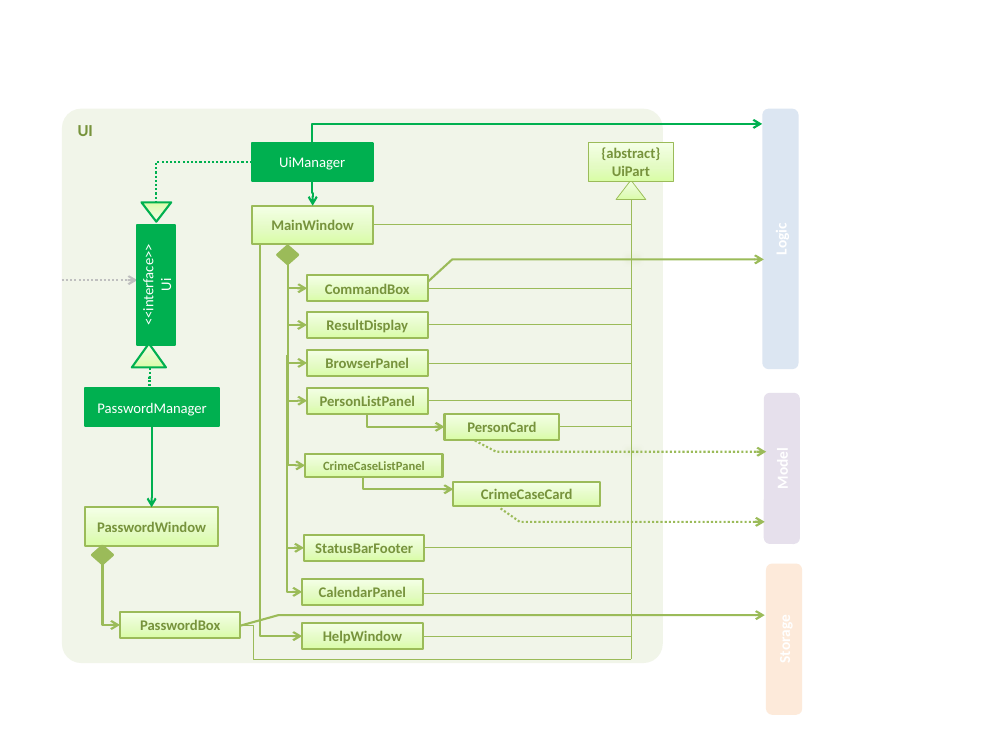
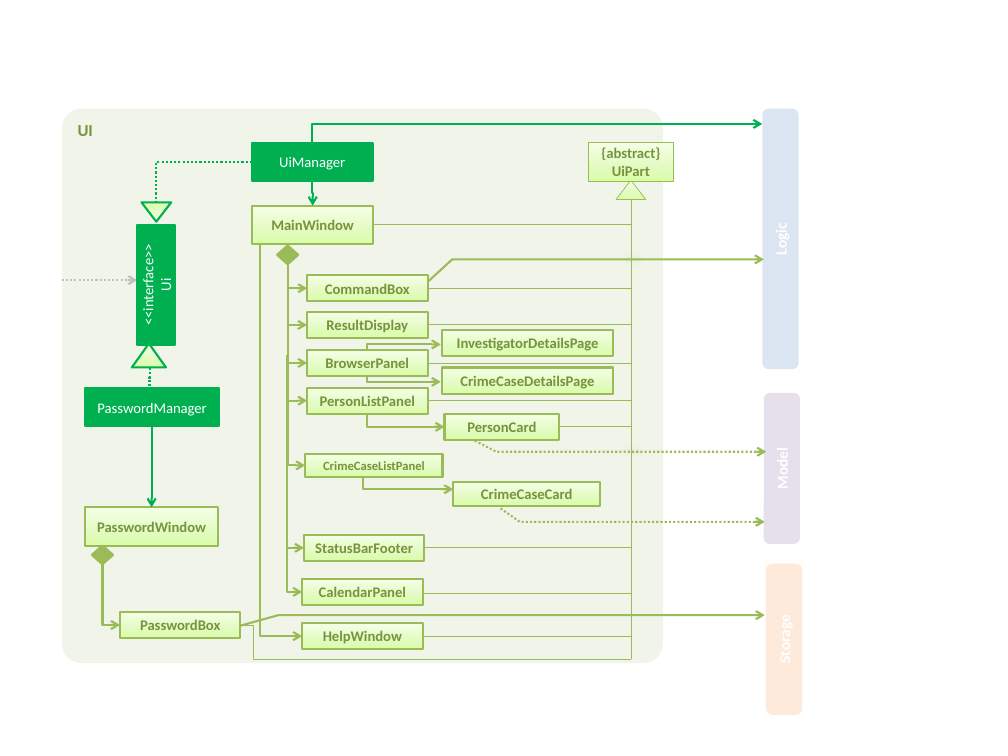
Before and after one commit to quentinkhoo/main, a slide deck: slide 1 of docs/diagrams/UiComponentClassDiagram.pptx. Drawn at 1008x756 pixels with LibreOffice and Linux fonts; fonts in the diff are those of the drawing. Boxes give left, top, right and bottom in pixels: in the first picture for what was removed or moved away, otherwise in the second. Text is boxed around its words. In the diff, an @@ line names an element or a change of style, - is before the commit and + after.

```diff
--- a/docs/diagrams/UiComponentClassDiagram.pptx
+++ b/docs/diagrams/UiComponentClassDiagram.pptx
@@ elbow arrow added from (367, 350) to (440, 345), #9BBB59 1.5 pt @@
@@ rectangle added at bbox=[443, 330, 614, 356], fill gradient #DAFDA7 to #E4FCC2 to #F5FFE7, outline #9BBB59 1.5 pt, 10.5 pt, text #77933C, bold @@
+InvestigatorDetailsPage
@@ elbow arrow added from (367, 376) to (440, 382), #9BBB59 1.5 pt @@
@@ rectangle added at bbox=[442, 368, 613, 394], fill gradient #DAFDA7 to #E4FCC2 to #F5FFE7, outline #9BBB59 1.5 pt, 10.5 pt, text #77933C, bold @@
+CrimeCaseDetailsPage
```
Also in this commit, not shown: 8 other files.
